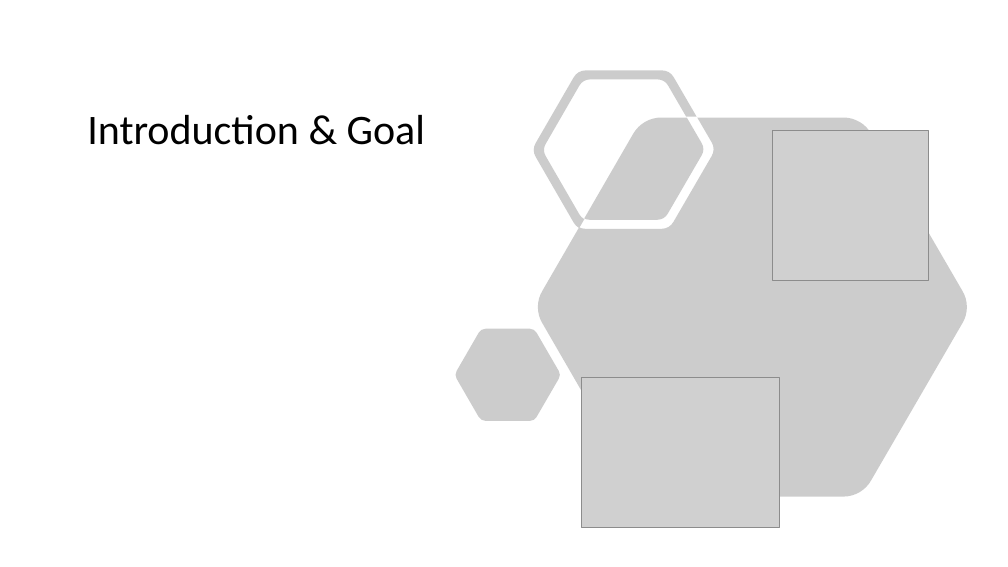
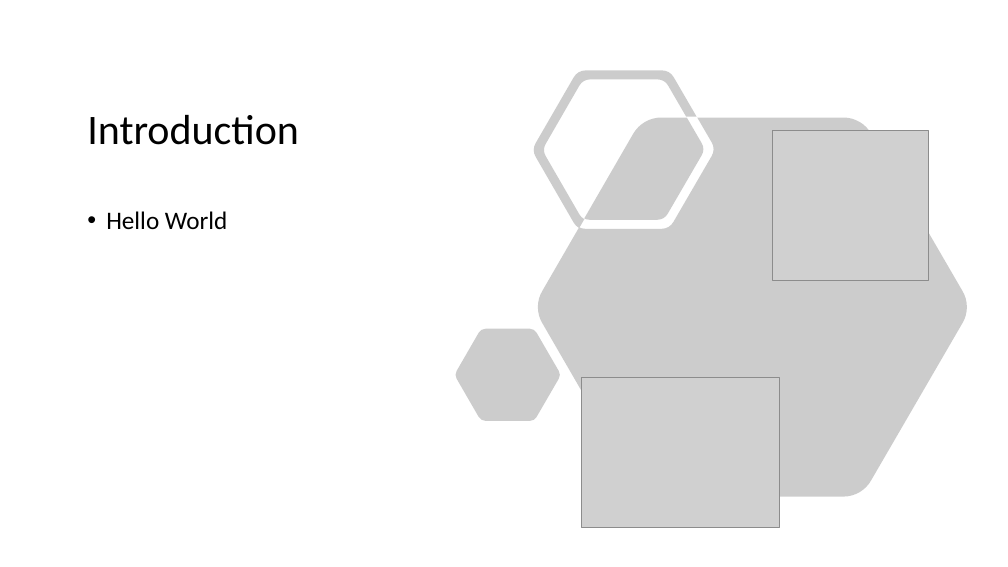
Before and after one commit to LorenzoFioroni/Modeling-pedestrian-flow-in-a-crowded-building, a slide deck: slide 2 of Modeling Pedestrian Flow in a Crowded Building.pptx. Drawn at 1008x567 pixels with LibreOffice and Linux fonts; fonts in the diff are those of the drawing; grey boxes stand for pictures. Boxes give left, top, right and bottom in pixels: in the first picture for what was removed or moved away, otherwise in the second. Text is boxed around its words. In the diff, an @@ line names an element or a change of style, - is before the commit and + after.

```diff
--- a/Modeling Pedestrian Flow in a Crowded Building.pptx
+++ b/Modeling Pedestrian Flow in a Crowded Building.pptx
@@ title at bbox=[87, 115, 299, 145]: text changed @@
-Introduction & Goal
+Introduction
@@ text added at bbox=[106, 211, 227, 229], 24 pt, text #000000 @@
+• Hello World
```
Also in this commit, not shown: 3 other slides changed, 11 slides added, 2 slides removed.
